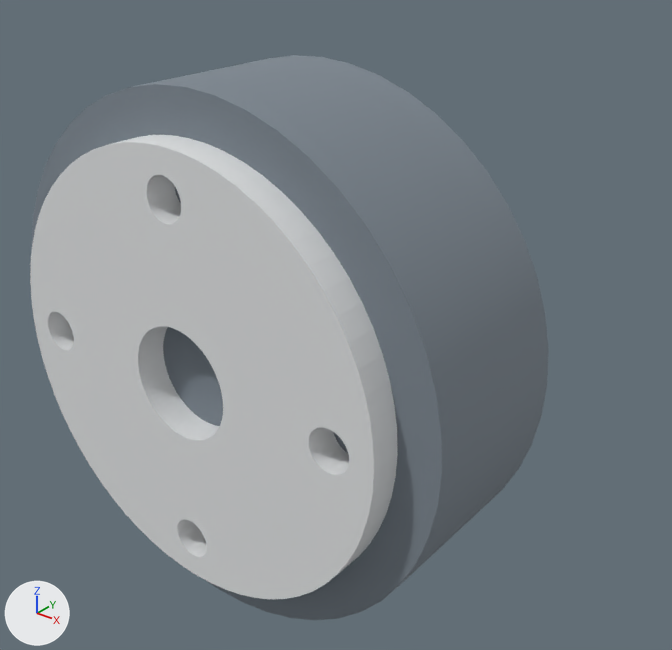
The OBJ model universal-robots-ur-series/meshes/ur18/wrist_3_link.obj as it was, and as the next commit left it.
Rendered twice from a 50 mm camera at (0.082, -0.0868, 0.0598) aimed at (0.0021, 0.013, -0.0022). Every picture has the same lights, and +X, +Y and +Z are marked at lower left. The older version comes first. Where no turn or scale is listed for an object, it has been applied to the vertices. Vertices at exactly the same position are counted once.

The first picture shows 'tool_face', 'tool_seal'.
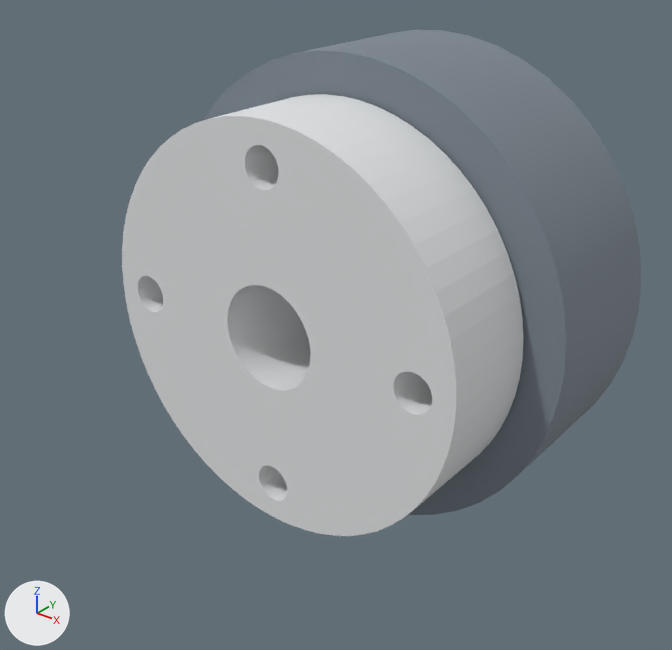
Where the change shows, as pixel boxes [x1, y1, x2, y2] in the pictures (672 x 650 px):
'tool_face', moved
    before: [30, 135, 398, 599]
    after: [122, 94, 523, 536]
'tool_seal', moved
    before: [31, 55, 549, 620]
    after: [204, 30, 641, 515]

What the commit changed:
me_tool_face is used by ob_tool_face; location (0.0, 0.0, 0.0).
me_tool_face had 768 vertices, 1552 faces and spanned x -0.0315..0.0315, y -0.017..0.0, z -0.0315..0.0315.
me_tool_face now has 768 vertices, 1552 faces and spans x -0.0315..0.0315, y 0.0..0.017, z -0.0315..0.0315.
me_tool_face part 1: the whole mesh is moved by (0.0, 0.017, 0.0).
me_tool_seal is used by ob_tool_seal; location (0.0, 0.0, 0.0).
me_tool_seal had 100 vertices, 192 faces and spanned x -0.0375..0.0375, y -0.0125..0.0125, z -0.0375..0.0375.
me_tool_seal now has 100 vertices, 192 faces and spans x -0.0375..0.0375, y 0.0175..0.0425, z -0.0375..0.0375.
me_tool_seal part 2: the whole mesh is moved by (0.0, 0.03, 0.0).
